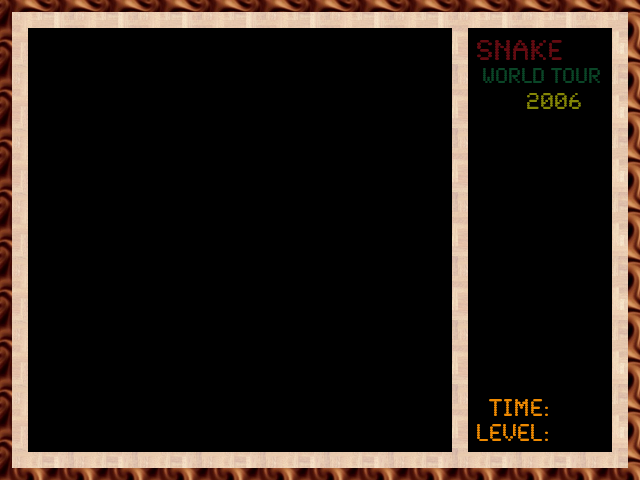
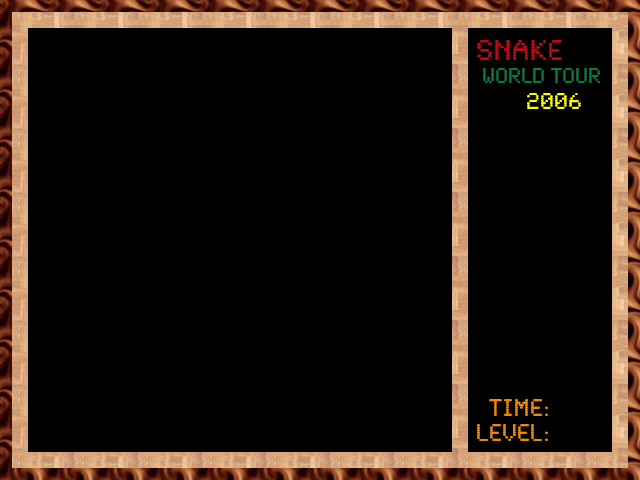
Two versions of the same layered image (640px x 480px). Layer-by-layer changes:
painted on "SNAKE" over <box>477,40,600,109</box>
painted on "Background" over <box>12,12,628,468</box>
